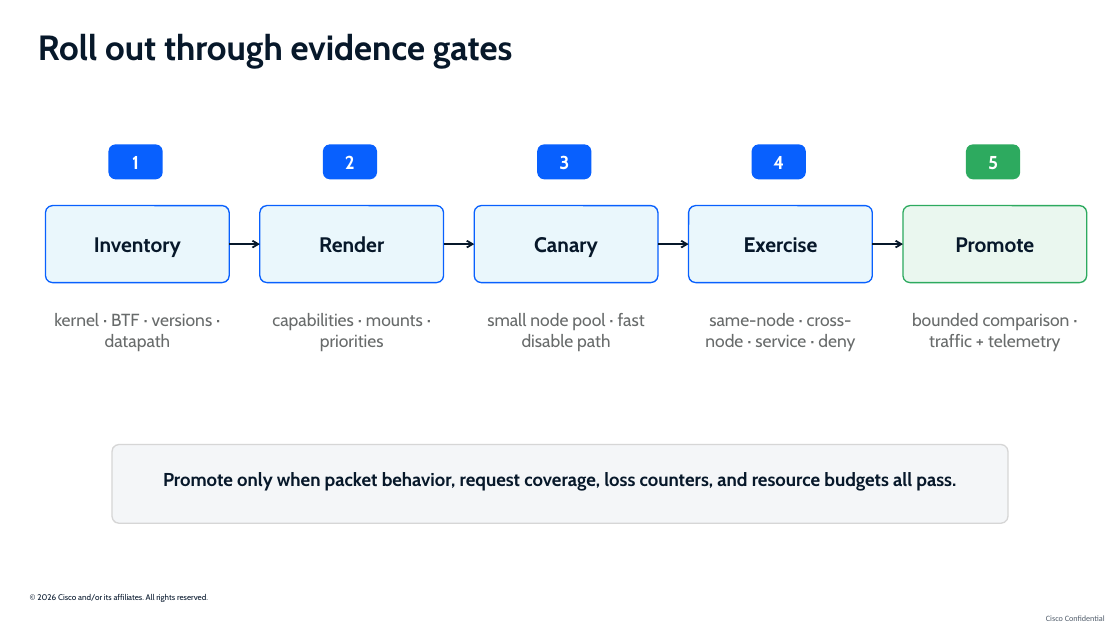
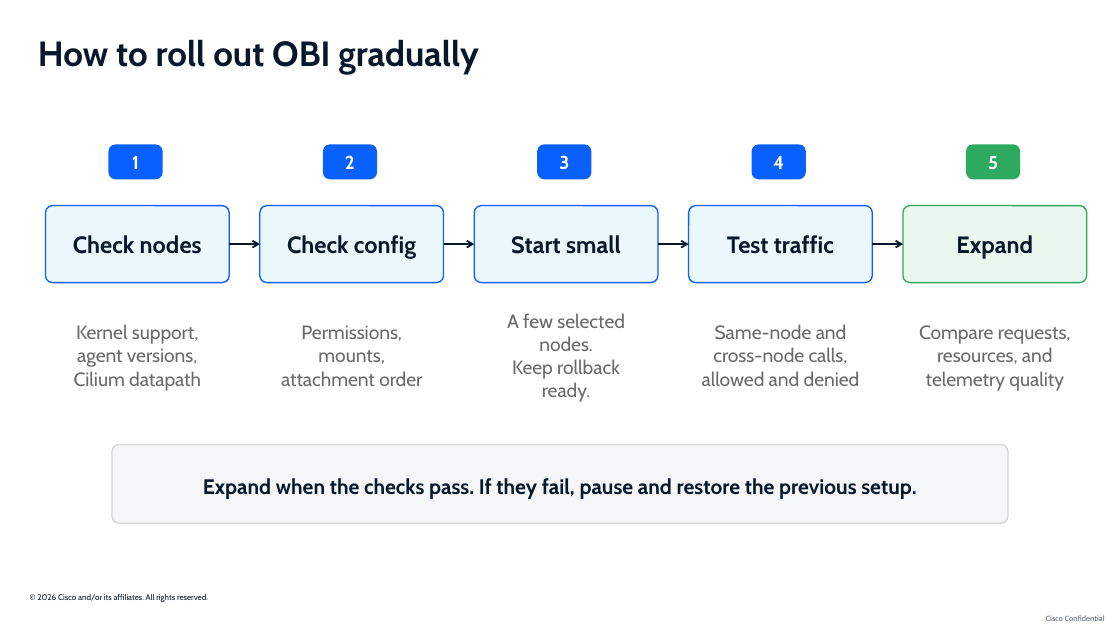
Before and after one commit to ajimenez1503/cilium-obi-demo, a slide deck: slide 28 of slides/cilium-obi-session-deck-latest.pptx. Drawn at 1120x630 pixels with LibreOffice and Linux fonts; fonts in the diff are those of the drawing; background and template pictures are left out. Boxes give left, top, right and bottom in pixels: in the first picture for what was removed or moved away, otherwise in the second. Text is boxed around its words. In the diff, an @@ line names an element or a change of style, - is before the commit and + after.

```diff
--- a/slides/cilium-obi-session-deck-latest.pptx
+++ b/slides/cilium-obi-session-deck-latest.pptx
@@ text at (38, 39, 478, 75): text changed @@
-Roll out through evidence gates
+How to roll out OBI gradually
@@ text in rounded rectangle at (73, 235, 202, 254): text changed; size 18 to 20.2 pt @@
-Inventory
+Check nodes
@@ text in rounded rectangle at (287, 235, 416, 259): text changed; size 18 to 20.2 pt @@
-Render
+Check config
@@ text in rounded rectangle at (511, 235, 621, 254): text changed; size 18 to 20.2 pt @@
-Canary
+Start small
@@ text in rounded rectangle at (727, 235, 834, 254): text changed; size 18 to 20.2 pt @@
-Exercise
+Test traffic
@@ text in rounded rectangle at (956, 235, 1033, 259): text changed; size 18 to 20.2 pt @@
-Promote
+Expand
@@ text at (74, 324, 201, 390): text changed; size 15 to 16.5 pt @@
-kernel · BTF · versions · datapath
+Kernel support,
+agent versions,
+Cilium datapath
@@ text at (281, 325, 422, 386): text changed; size 15 to 16.5 pt @@
-capabilities · mounts · priorities
+Permissions,
+mounts,
+attachment order
@@ vertical alignment top to middle in 7 elements at (74, 324, 201, 390), (702, 324, 860, 386), (38, 39, 478, 75), (203, 478, 916, 499), (281, 325, 422, 386), (919, 325, 1071, 390), (507, 313, 625, 402) @@
@@ text at (507, 313, 625, 402): text changed; size 15 to 16.5 pt @@
-small node pool · fast disable path
+A few selected nodes.
+Keep rollback
+ready.
@@ text at (702, 324, 860, 386): text changed; size 15 to 16.5 pt @@
-same-node · cross-node · service · deny
+Same-node and
+cross-node calls,
+allowed and denied
@@ text at (919, 325, 1071, 390): text changed; size 15 to 16.5 pt @@
-bounded comparison · traffic + telemetry
+Compare requests,
+resources, and
+telemetry quality
@@ text at (203, 478, 916, 499): text changed; size 16 to 18 pt @@
-Promote only when packet behavior, request coverage, loss counters, and resource budgets all pass.
+Expand when the checks pass. If they fail, pause and restore the previous setup.
```
Also in this commit, not shown: 6 other slides changed, 2 slides added, 2 slides removed.
